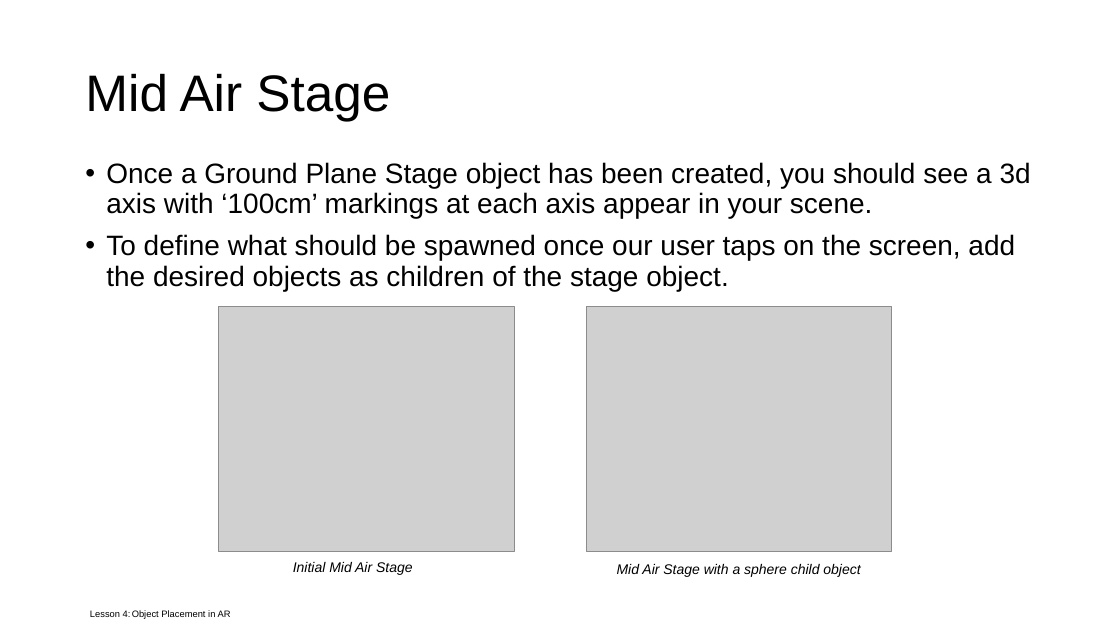
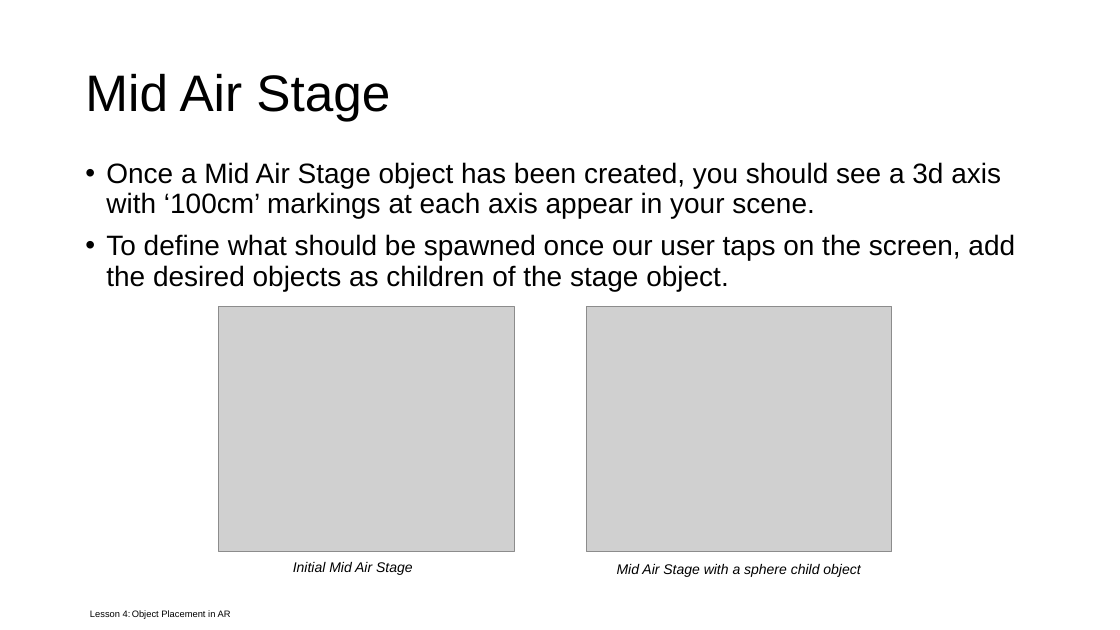
Before and after one commit to watchyourhead/IMYear2.2, a slide deck: slide 11 of Modules/ITD/Week 2/Slides/ITD_04_Placing 3D Objects AR.pptx. Drawn at 1120x630 pixels with LibreOffice and Linux fonts; fonts in the diff are those of the drawing; grey boxes stand for pictures; background and template pictures are left out. Boxes give left, top, right and bottom in pixels: in the first picture for what was removed or moved away, otherwise in the second. Text is boxed around its words. In the diff, an @@ line names an element or a change of style, - is before the commit and + after.

```diff
--- a/Modules/ITD/Week 2/Slides/ITD_04_Placing 3D Objects AR.pptx
+++ b/Modules/ITD/Week 2/Slides/ITD_04_Placing 3D Objects AR.pptx
@@ text at <box>106,162,1001,219</box>: text changed @@
-• Once a Ground Plane Stage object has been created, you should see a 3d axis with ‘100cm’ markings at each axis appear in your scene.
+• Once a Mid Air Stage object has been created, you should see a 3d axis with ‘100cm’ markings at each axis appear in your scene.
```
